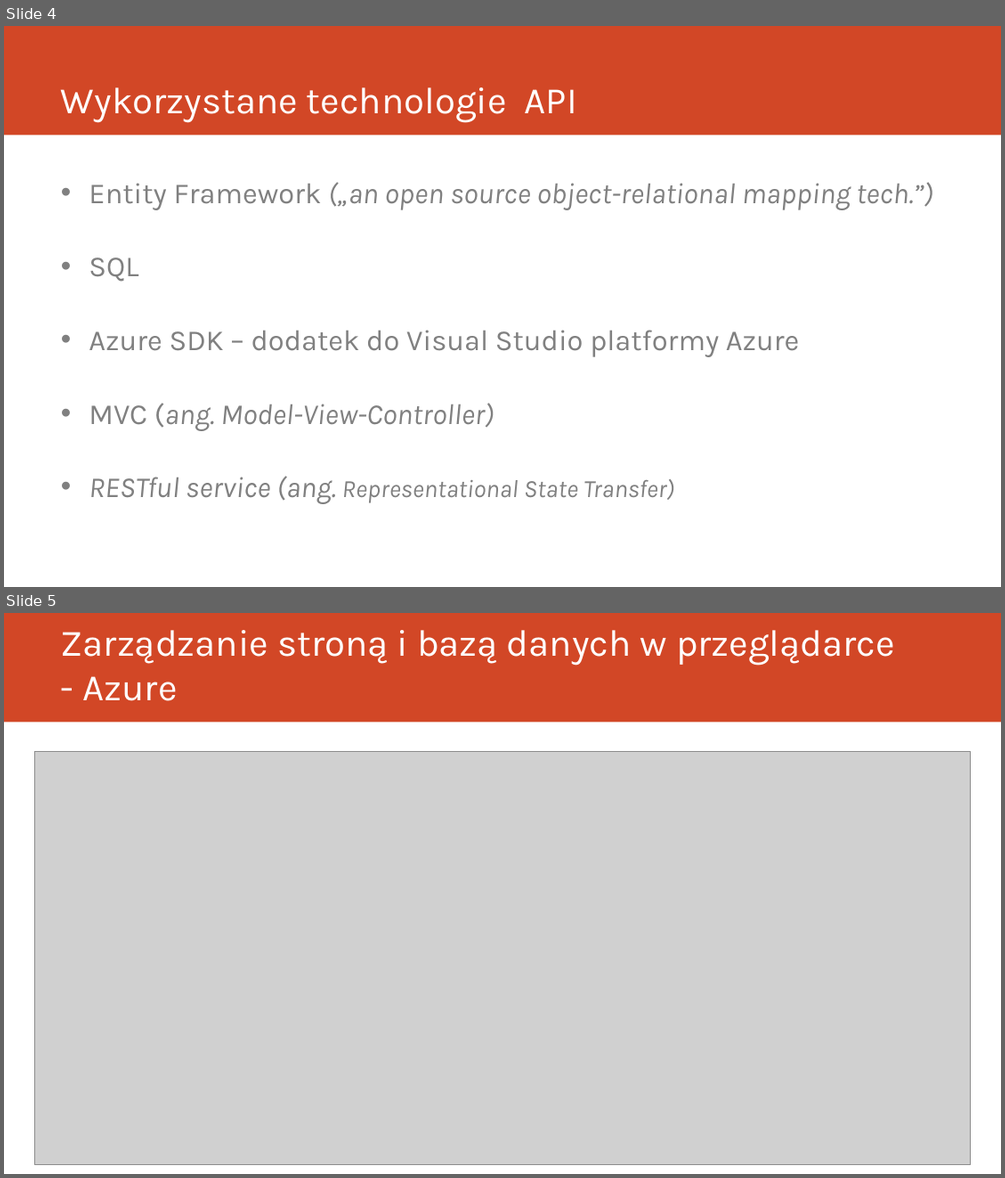
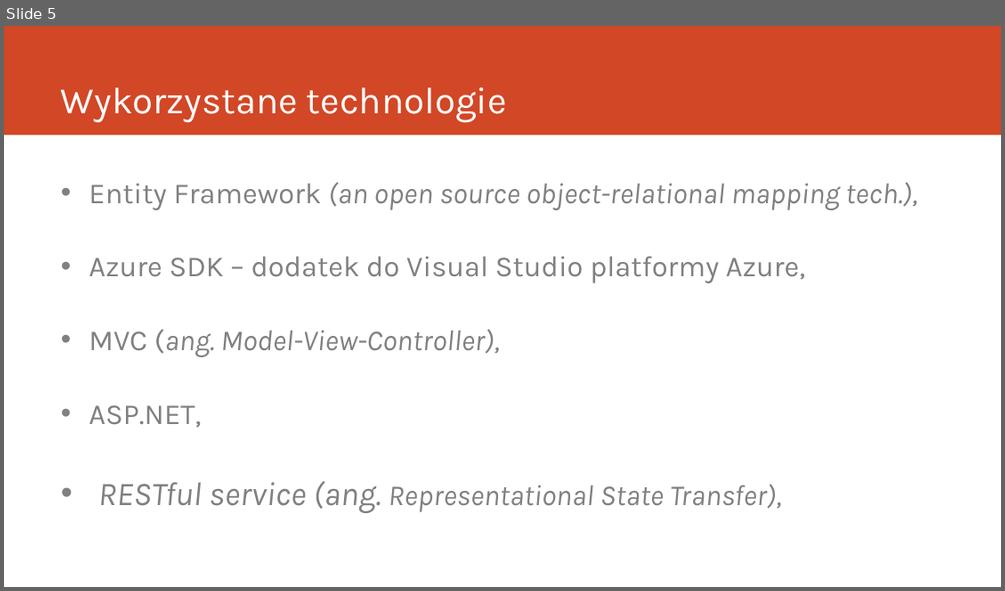
Before and after one commit to buforyaei/tillsammens, a slide deck: Dokumentacja/Tillsammens.pptx. Shown one above the other, each under a label of ours: slides 4 and 5 before the commit, slide 5 after it. The pictures are 1005x1178 and 1005x591 pixels, drawn with LibreOffice and Linux fonts; fonts in the diff are those of the drawing; grey boxes stand for pictures. Boxes give left, top, right and bottom in pixels: in the first picture for what was removed or moved away, otherwise in the second. Text is boxed around its words. In the diff, an @@ line names an element or a change of style, - is before the commit and + after.

```diff
--- a/Dokumentacja/Tillsammens.pptx
+++ b/Dokumentacja/Tillsammens.pptx
@@ slide 5 removed at box(4, 613, 1001, 1174), background #FFFFFF; not listed: 1 template element that a slide beside it also shows @@
@@ title removed at box(61, 630, 895, 701) @@
-Zarządzanie stroną i bazą danych w przeglądarce - Azure
@@ picture removed at box(34, 751, 971, 1164) @@
@@ what was slide 4 is now slide 5 @@
@@ slide 5 changed as well @@
@@ title at box(61, 87, 507, 123): text changed @@
-Wykorzystane technologie API
+Wykorzystane technologie
@@ text at box(89, 182, 917, 513): text changed @@
-• Entity Framework („an open source object-relational mapping tech.”)
-• SQL
-• Azure SDK – dodatek do Visual Studio platformy Azure
-• MVC (ang. Model-View-Controller)
-• RESTful service (ang. Representational State Transfer)
+• Entity Framework (an open source object-relational mapping tech.),
+• Azure SDK – dodatek do Visual Studio platformy Azure,
+• MVC (ang. Model-View-Controller),
+• ASP.NET,
+• RESTful service (ang. Representational State Transfer),
```
Also in this commit, not shown: 12 other slides changed, 1 slide added, 12 other files.
